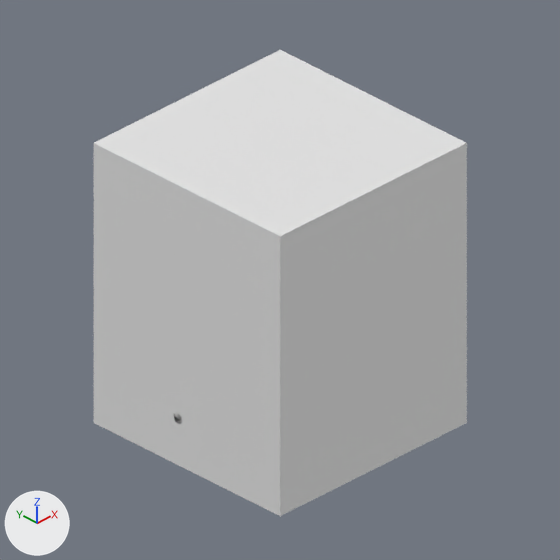
Before and after pictures for a commit that changed the Blender file rct2/scenery/Jurassic Theming/wwtw_Tall-Wooden-Fence/wwtw_V001_V002.blend.
Before and after are seen from the file's camera 'Camera'. Lighting does not change. The marker at lower left points along +X, +Y and +Z. The same objects are shown in both versions, whatever each file hides.

Script lines for the objects in view, before the commit:
```python
me_cube_001 = bpy.data.meshes.new('Cube.001')
me_cube_001.from_pydata(...)  # a box spanning x -2.0..2.0, y -2.0..2.0, z 0.0..1.63
me_icosphere_005 = bpy.data.meshes.new('Icosphere.005')
me_icosphere_005.from_pydata(...)  # 20 vertices, 12 faces; spans x -0.09..0.09, y -0.1..0.1, z 0.0..3.27
me_icosphere_005.polygons.foreach_set('use_smooth', [True] * 12)
# faces by material slot: [10, 2]
me_icosphere_005.materials.append(mat_bark)  # its picture is missing
me_icosphere_005.materials.append(mat_bark_stump)  # its picture is missing
ob_cube_001 = bpy.data.objects.new('Cube.001', me_cube_001)
ob_cube_001.location = (0.0, 0.0, 0.0)
ob_cube_001.scale = (1.0, 1.0, 0.5)
_m = ob_cube_001.modifiers.new('Array', 'ARRAY')
_m.count = 6
_m.constant_offset_displace = (0.0, 0.0, 0.0)
_m.relative_offset_displace = (0.0, 0.0, 1.0)
ob_railing_sloped_002 = bpy.data.objects.new('Railing_sloped.002', me_icosphere_005)
ob_railing_sloped_002.location = (-2.0, 0.19, 0.82)
ob_railing_sloped_002.rotation_euler = (-1.571, 0.0000115, -1.571)  # degrees (-90, 0, -90)
ob_railing_sloped_002.scale = (1.0, 1.0, 1.22)
```
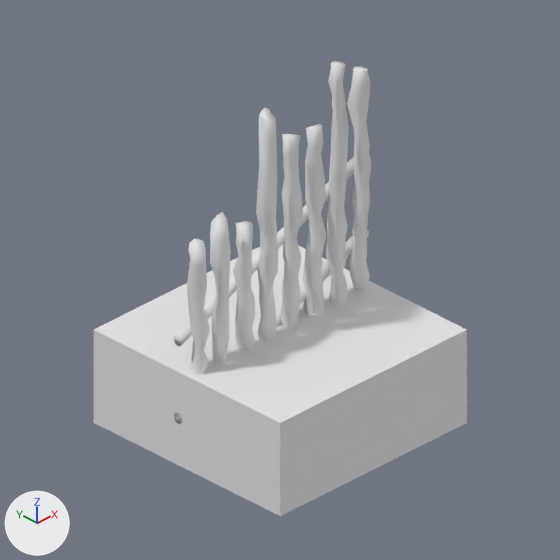
What differs and where, as boxes [x1, y1, x2, y2] in the pictures (560 x 560 px):
'Cube.001', modifiers changed (41% shorter): before [94, 50, 467, 516]; after [94, 243, 467, 516]
'Railing_sloped.002', reshaped, moved, turned, rescaled: before [174, 413, 182, 424]; after [174, 61, 372, 424]

The change, as a list of edits to the scene's bpy script:
```text
Change me_icosphere_005:
    used by ob_railing_sloped_002; location = (-2.0, 0.19, 0.82); rotation_euler = (-1.571, 0.0000115, -1.571), in degrees (-90, 0, -90); scale = (1.0, 1.0, 1.22)
    remove me_icosphere_005.from_pydata(...)  # 20 vertices, 12 faces; spans x -0.09..0.09, y -0.1..0.1, z 0.0..3.27
    add me_icosphere_005.from_pydata(...)  # 1160 vertices, 1080 faces; spans x -0.27..0.2, y -0.25..3.75, z 0.0..5.84
    me_icosphere_005 part 1: 20 vertices removed from x -0.09..0.09, y -0.1..0.1, z 0.0..3.27; 1160 vertices added at x -0.27..0.2, y -0.25..3.75, z 0.0..5.84
Change ob_railing_sloped_002:
    ob_railing_sloped_002.scale: (1.0, 1.0, 1.22) -> (1.0, 1.0, 1.0)
    ob_railing_sloped_002.location: (-2.0, 0.19, 0.82) -> (-1.75, 0.02, 0.0)
    ob_railing_sloped_002.rotation_euler: (-1.571, 0.0000115, -1.571) -> (0.0, 0.0, -1.571)  # degrees (-90, 0, -90) -> degrees (0, 0, -90)
Change ob_cube_001:
    where _m = ob_cube_001.modifiers.new('Array', 'ARRAY')
    remove _m.count = 6
```
